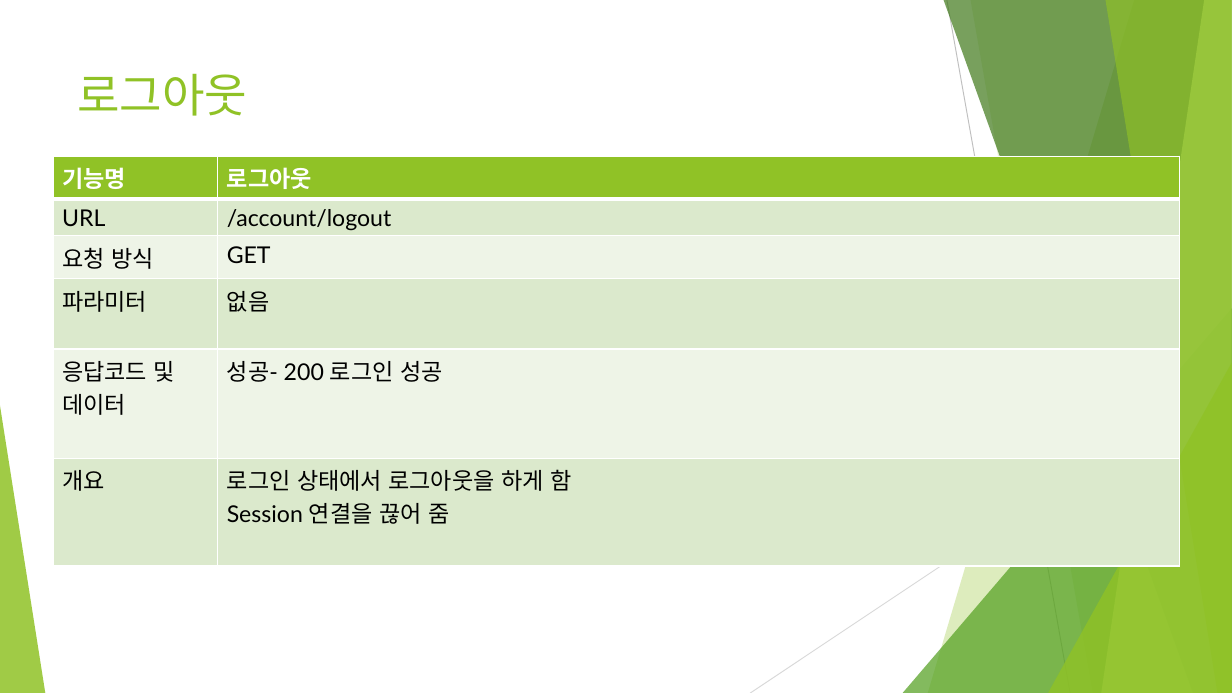
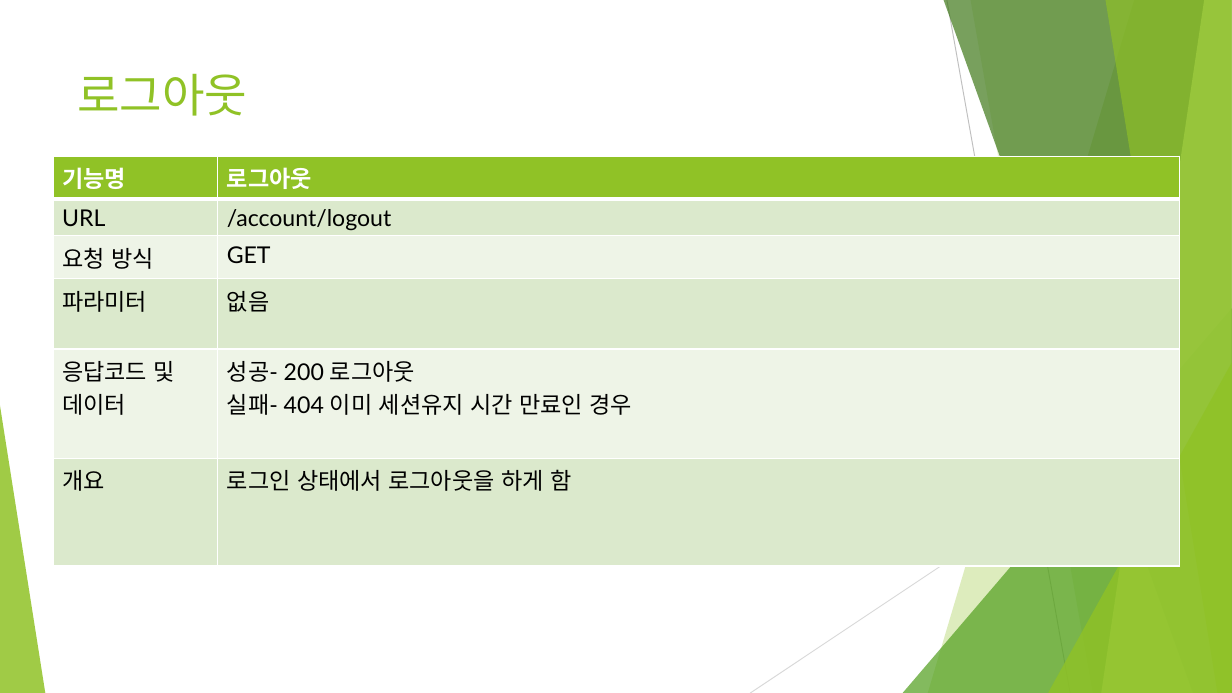
Before and after one commit to ridibooks-web/ridibooks, a slide deck: slide 8 of 리디북스 인터페이스.pptx (slide 7 before the commit). Drawn at 1232x693 pixels with LibreOffice and Linux fonts; fonts in the diff are those of the drawing. Boxes give left, top, right and bottom in pixels: in the first picture for what was removed or moved away, otherwise in the second. Text is boxed around its words. In the diff, an @@ line names an element or a change of style, - is before the commit and + after.

```diff
--- a/리디북스 인터페이스.pptx
+++ b/리디북스 인터페이스.pptx
@@ table at (x1=53, y1=156, x2=1180, y2=549) @@
-row 5, column 2: 성공- 200 로그인 성공
+row 5, column 2: 성공- 200 로그아웃 / 실패- 404 이미 세션유지 시간 만료인 경우
-row 6, column 2: 로그인 상태에서 로그아웃을 하게 함 / Session 연결을 끊어 줌
+row 6, column 2: 로그인 상태에서 로그아웃을 하게 함
```
Also in this commit, not shown: 13 other slides changed, 4 slides added, 7 slides removed, 1 other file.
